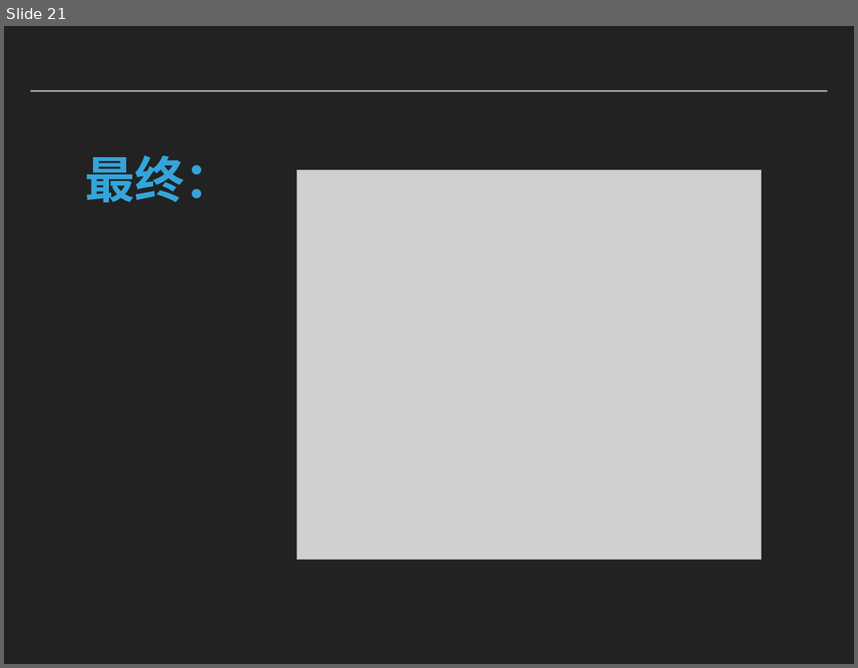
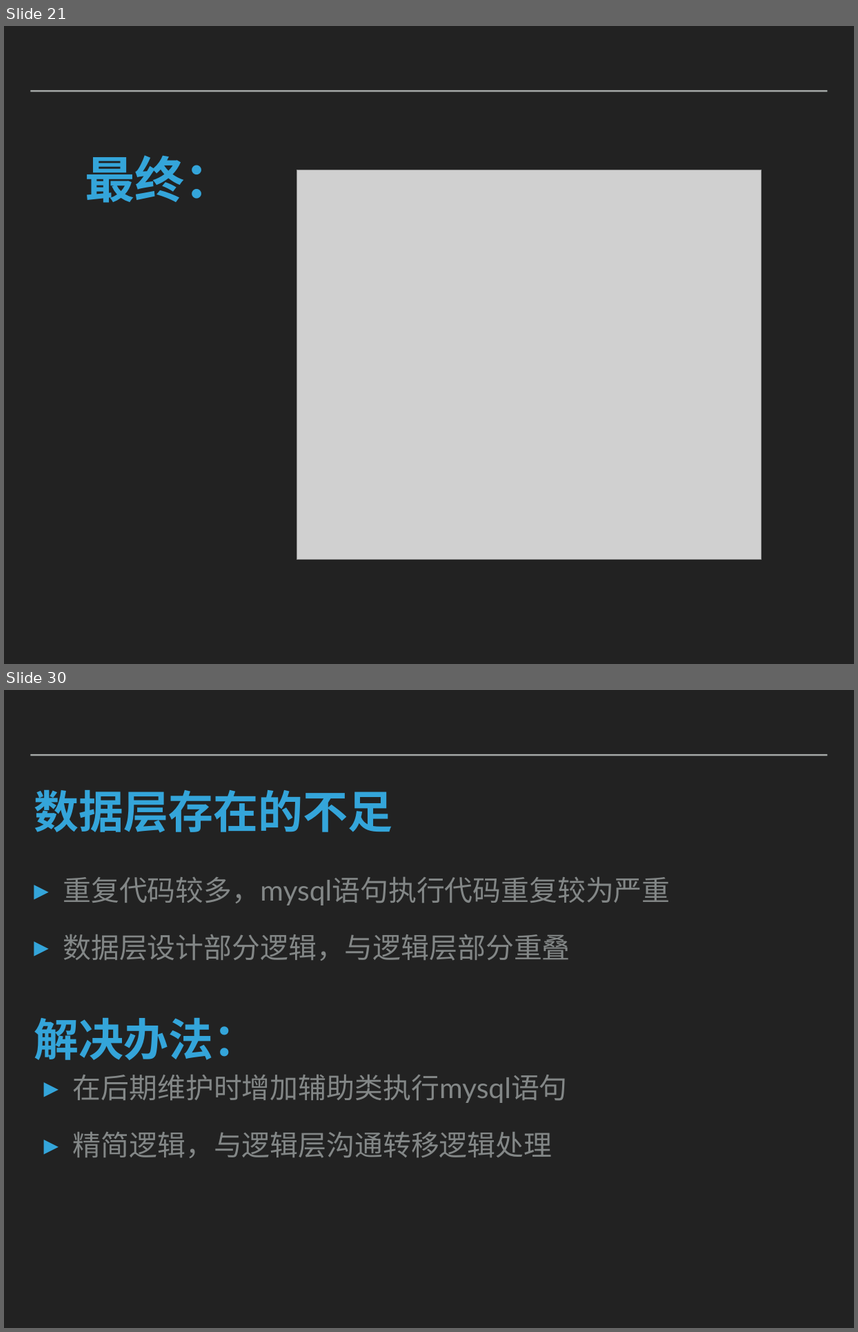
Before and after one commit to caodaxing/HotelReservation_Client, a slide deck: 文档相关/演示.pptx. Shown one above the other, each under a label of ours: slide 21 before the commit, slides 21 and 30 after it; the slides between them are not shown. The pictures are 858x668 and 858x1332 pixels, drawn with LibreOffice and Linux fonts; fonts in the diff are those of the drawing; grey boxes stand for pictures. Boxes give left, top, right and bottom in pixels: in the first picture for what was removed or moved away, otherwise in the second. Text is boxed around its words. In the diff, an @@ line names an element or a change of style, - is before the commit and + after.

Commit message:
逻辑层屁屁踢

```diff
--- a/文档相关/演示.pptx
+++ b/文档相关/演示.pptx
@@ slide 30 added at (4,690,854,1328), background #222222; not listed: 1 template element that a slide beside it also shows @@
@@ title added at (34,790,392,832), 54 pt, text #34A5DA, bold @@
+数据层存在的不足
@@ text added at (63,877,670,960), 34 pt, text #838787 @@
+▸ 重复代码较多，mysql语句执行代码重复较为严重
+▸ 数据层设计部分逻辑，与逻辑层部分重叠
@@ text added at (34,1018,258,1060), 54 pt, text #34A5DA, bold @@
+解决办法：
@@ text added at (73,1074,568,1158), 34 pt, text #838787 @@
+▸ 在后期维护时增加辅助类执行mysql语句
+▸ 精简逻辑，与逻辑层沟通转移逻辑处理
```
Also in this commit, not shown: 8 other slides added.
